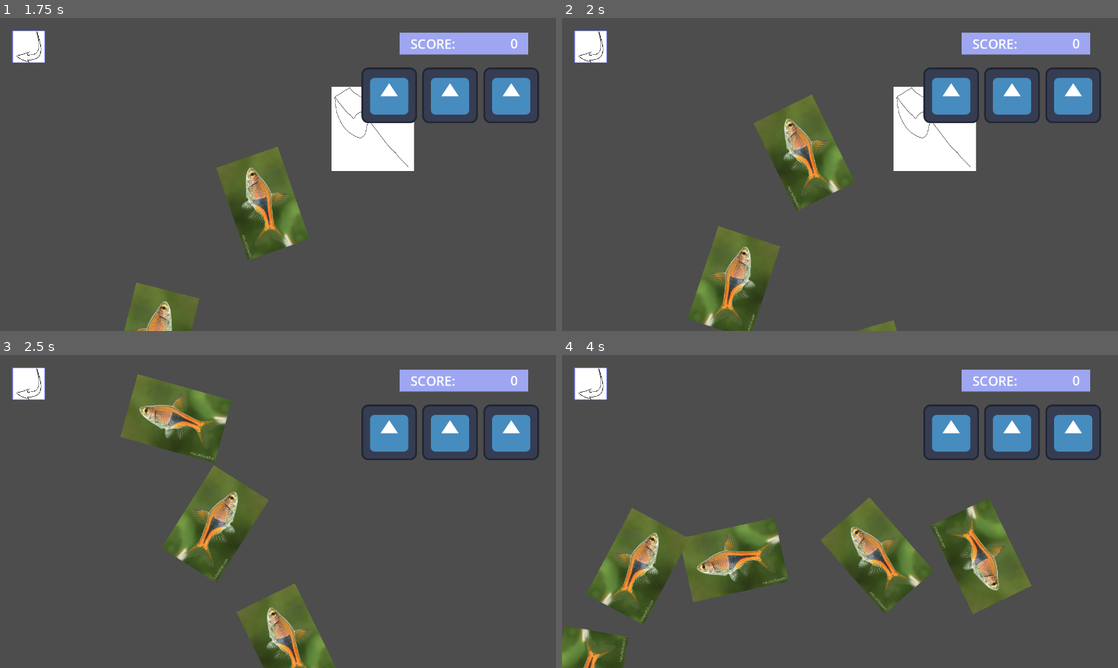
Above: before the commit, frames 1-4 (two rows, left to right).
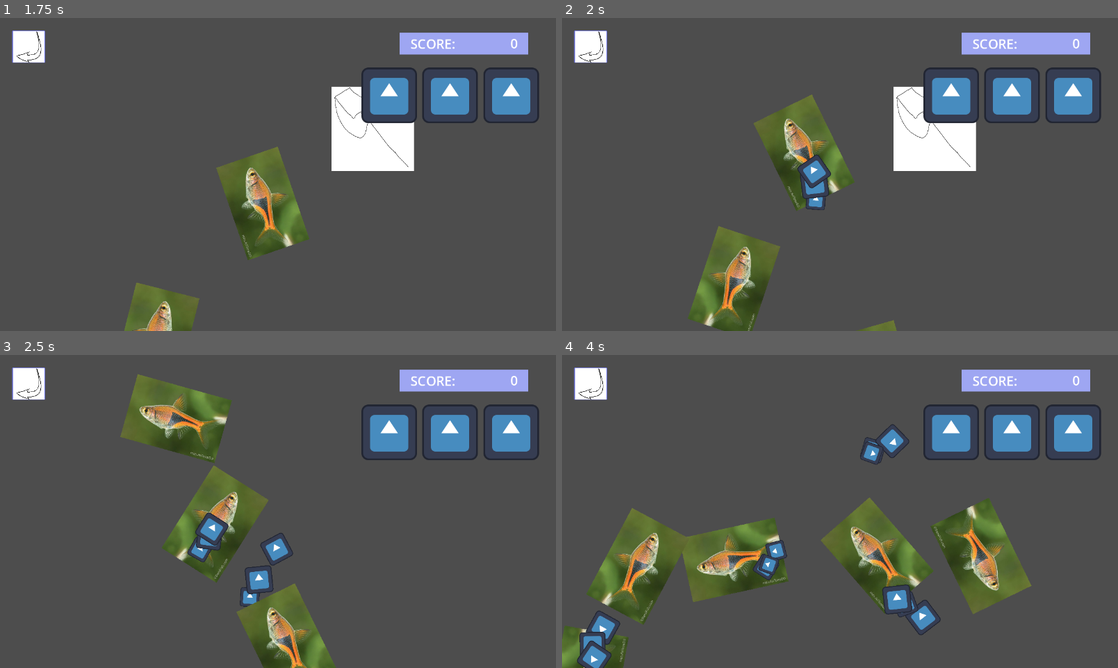
Above: after the commit, the same moments.

Repository: lolyay270/Mobile-Dev-Small
Game: Godot game, scene res://scenes/mainMenu.tscn
Two runs of this game, one before a commit and one after it. Both use one fixed random seed, a clock stepped at 60 frames per second and the inputs below. The engine's default icon, where the game draws it, is replaced by a stand-in: a white triangle on a blue panel in a dark square.
Inputs (mouse positions are in pixels of both pictures, inside the frame that each line leads up to):
- Up to frame 1 (1.75 s): click "PLAY" at 0.5 s; move the mouse to (400, 158) at 1.27 s; press the mouse at (400, 158) at 1.28 s
- Up to frame 2 (2 s): no input
- Up to frame 3 (2.5 s): move the mouse to (166, 527) at 2.02 s; release the mouse at (166, 527) at 2.03 s; click (166, 527) at 2.1 s
- Up to frame 4 (4 s): move the mouse to (895, 442) at 2.77 s; press the mouse at (895, 442) at 2.78 s; move the mouse to (812, 574) at 3.52 s; release the mouse at (812, 574) at 3.53 s; click (812, 574) at 3.6 s

Frame 1 is identical in both runs. In frame 2, 0.7% of the frame differs, in the area x 42-49%, y 43-62%; in frame 3, 1.2%; in frame 4, 2.3%, in the area x 2-69%, y 22-100%.

Commit message:
feat(fish): water sploosh particles always running

Diff:
--- a/objects/fish.tscn
+++ b/objects/fish.tscn
@@ -1,9 +1,10 @@
-[gd_scene load_steps=7 format=3 uid="uid://bsw0xxj4d5f00"]
+[gd_scene load_steps=8 format=3 uid="uid://bsw0xxj4d5f00"]
 
 [ext_resource type="Texture2D" uid="uid://dlwxtr2ykoync" path="res://assets/Harlequin Rasbora (Trigonostigma heteromorpha) - Dan's Fish.png" id="1_5c8yu"]
 [ext_resource type="Script" uid="uid://rhrsowvv8kj1" path="res://scripts/flying objects/objGravity.gd" id="1_mmmkr"]
 [ext_resource type="Script" uid="uid://bpkn8fumnnasl" path="res://scripts/flying objects/objData.gd" id="1_rie47"]
 [ext_resource type="Script" uid="uid://mu6drrp7jy2a" path="res://scripts/flying objects/objPath.gd" id="2_r0mne"]
+[ext_resource type="Texture2D" uid="uid://dkh021bwgv0om" path="res://icon.svg" id="5_m1q5n"]
 
 [sub_resource type="Curve2D" id="Curve2D_rie47"]
 resource_local_to_scene = true
@@ -37,3 +38,18 @@
 [node name="CollisionShape2D" type="CollisionShape2D" parent="Path2D/PathFollow2D/Area2D"]
 position = Vector2(9.38397, 1.70233)
 shape = SubResource("RectangleShape2D_r0mne")
+
+[node name="CPUParticles2D" type="CPUParticles2D" parent="Path2D/PathFollow2D"]
+amount = 3
+texture = ExtResource("5_m1q5n")
+explosiveness = 0.9
+lifetime_randomness = 0.3
+fract_delta = false
+particle_flag_align_y = true
+direction = Vector2(-100, 0)
+spread = 30.0
+gravity = Vector2(0, 100)
+initial_velocity_min = 150.0
+initial_velocity_max = 250.0
+scale_amount_min = 0.3
+scale_amount_max = 0.5
